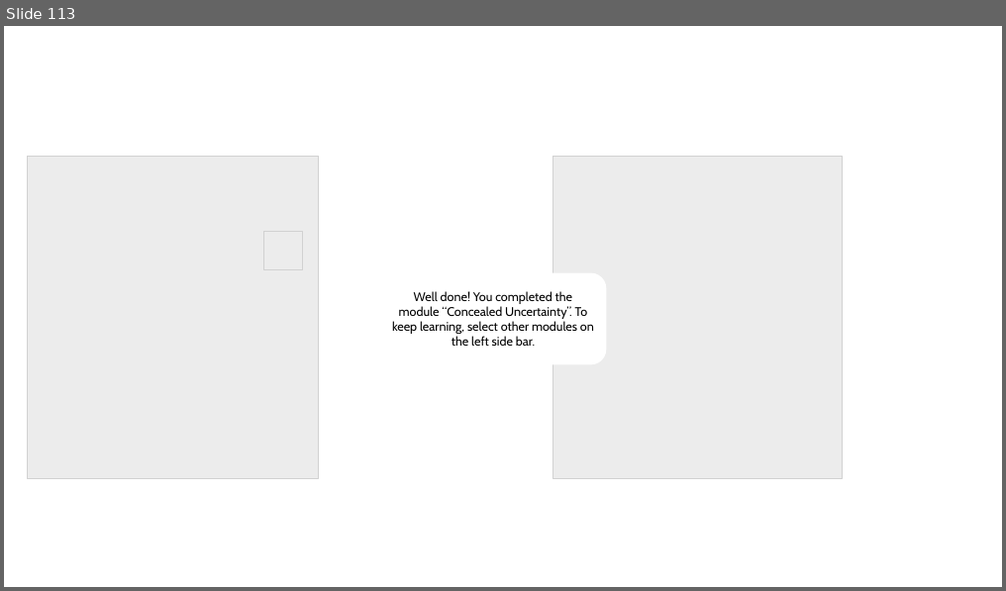
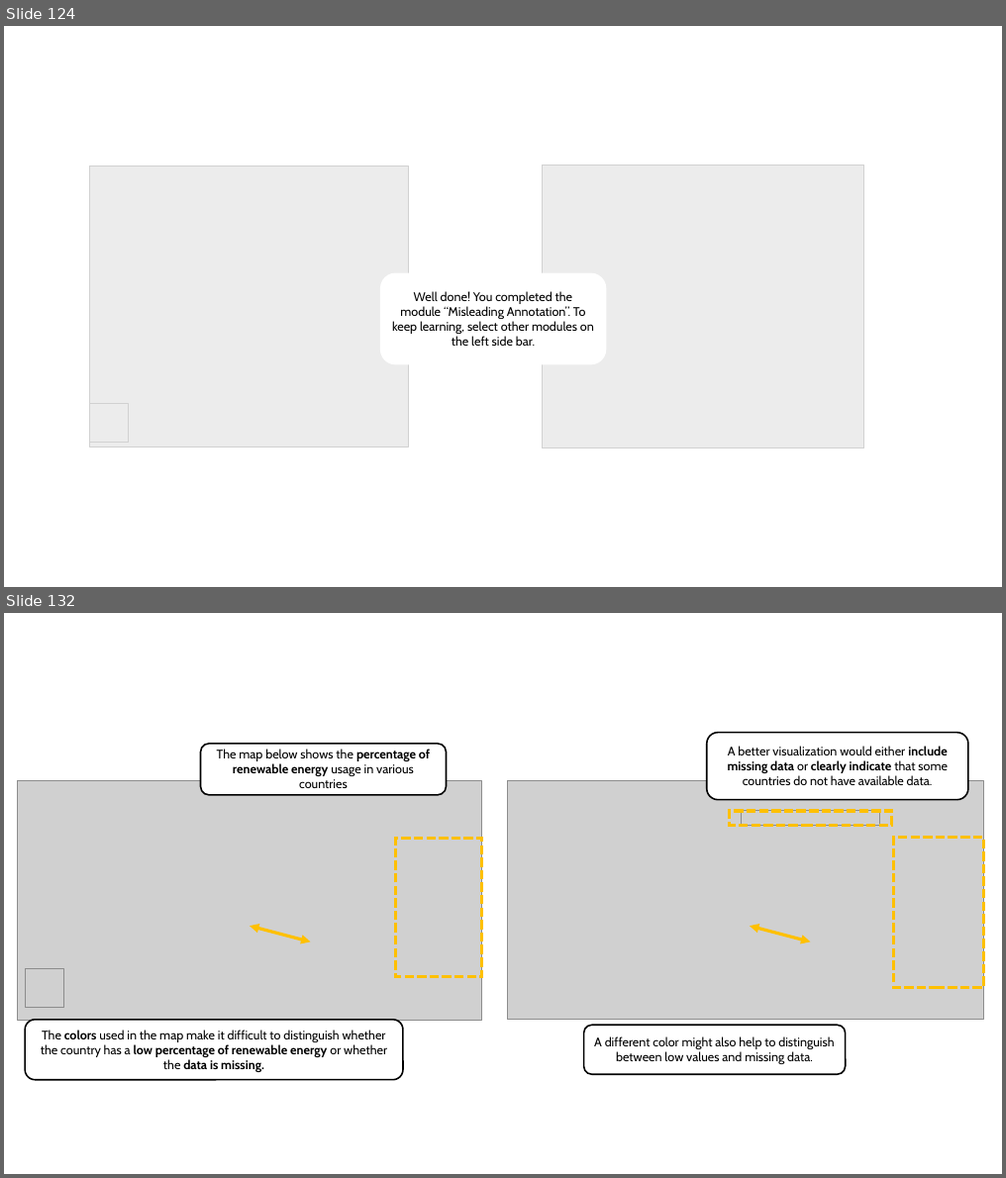
Before and after one commit to marianast97/VisualizationLiteracy, a slide deck: LearningContent/LearningContent.pptx. Shown one above the other, each under a label of ours: slide 113 before the commit, slides 124 and 132 after it; the slides between them are not shown. The pictures are 1006x591 and 1006x1178 pixels, drawn with LibreOffice and Linux fonts; fonts in the diff are those of the drawing; grey boxes stand for pictures. Boxes give left, top, right and bottom in pixels: in the first picture for what was removed or moved away, otherwise in the second. Text is boxed around its words. In the diff, an @@ line names an element or a change of style, - is before the commit and + after.

```diff
--- a/LearningContent/LearningContent.pptx
+++ b/LearningContent/LearningContent.pptx
@@ slide 132 added at [4, 613, 1002, 1174], background #FFFFFF @@
@@ rounded rectangle added at [201, 744, 447, 795], fill #FFFFFF, outline #000000 1.5 pt, 12 pt, text #000000 @@
+The map below shows the percentage of renewable energy usage in various countries
@@ rounded rectangle added at [707, 733, 968, 800], fill #FFFFFF, outline #000000 1.5 pt, 12 pt, text #000000 @@
+A better visualization would either include missing data or clearly indicate that some countries do not have available data.
@@ picture added at [18, 781, 482, 1020] @@
@@ picture added at [507, 781, 984, 1020] @@
@@ rectangle added at [730, 811, 891, 825], outline #FFC000 3 pt dashed @@
@@ picture added at [742, 811, 880, 826] @@
@@ rectangle added at [396, 839, 482, 977], outline #FFC000 3 pt dashed @@
@@ rectangle added at [893, 838, 983, 988], outline #FFC000 3 pt dashed @@
@@ double arrow added from (250, 926) to (310, 943), #FFC000 3 pt @@
@@ double arrow added from (749, 926) to (810, 943), #FFC000 3 pt @@
@@ picture added at [25, 968, 63, 1008] @@
@@ rounded rectangle added at [25, 1020, 403, 1080], fill #FFFFFF, outline #000000 1.5 pt, 12 pt, text #000000 @@
+The colors used in the map make it difficult to distinguish whether the country has a low percentage of renewable energy or whether the data is missing.
@@ rounded rectangle added at [584, 1026, 846, 1075], fill #FFFFFF, outline #000000 1.5 pt, 12 pt, text #000000 @@
+A different color might also help to distinguish between low values and missing data.
@@ what was slide 113 is now slide 124 @@
@@ slide 124 changed as well @@
@@ picture: place and size @@
-picture at [27, 157, 319, 478]
+picture at [89, 166, 408, 448]
@@ picture: place and size @@
-picture at [552, 157, 842, 478]
+picture at [542, 165, 864, 448]
@@ rounded rectangle "Well done! You completed the ...": place and size @@
-rounded rectangle "Well done! You completed the ..." at [392, 291, 594, 346]
+rounded rectangle "Well done! You completed the ..." at [380, 274, 607, 366]
@@ text in rounded rectangle at [392, 291, 594, 346]: text changed @@
-Well done! You completed the module “Concealed Uncertainty”. To keep learning, select other modules on the left side bar.
+Well done! You completed the module “Misleading Annotation”. To keep learning, select other modules on the left side bar.
@@ picture: place and size @@
-picture at [263, 231, 303, 271]
+picture at [89, 403, 129, 442]
```
Also in this commit, not shown: 72 other slides added, 18 other files.
